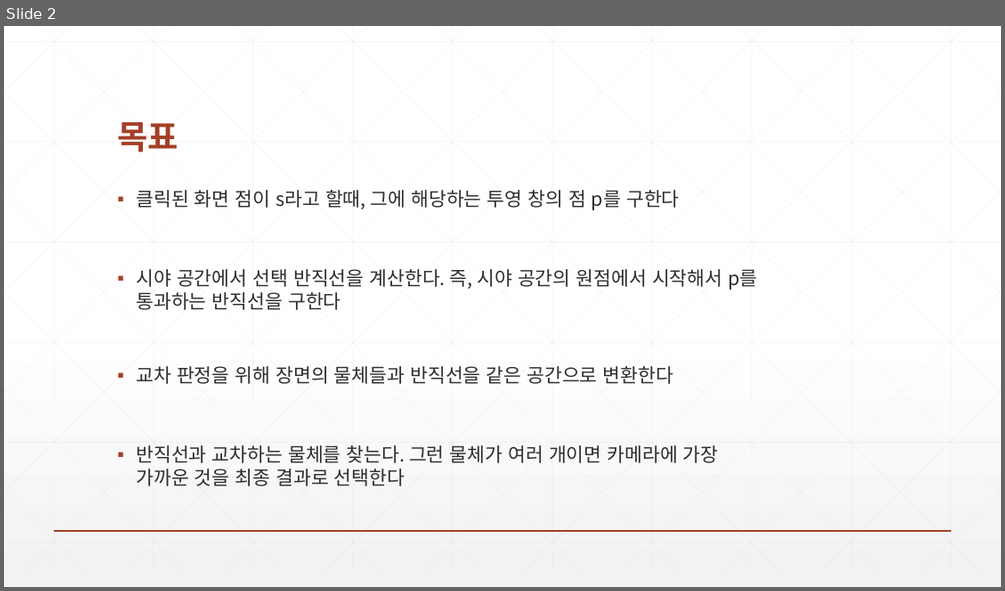
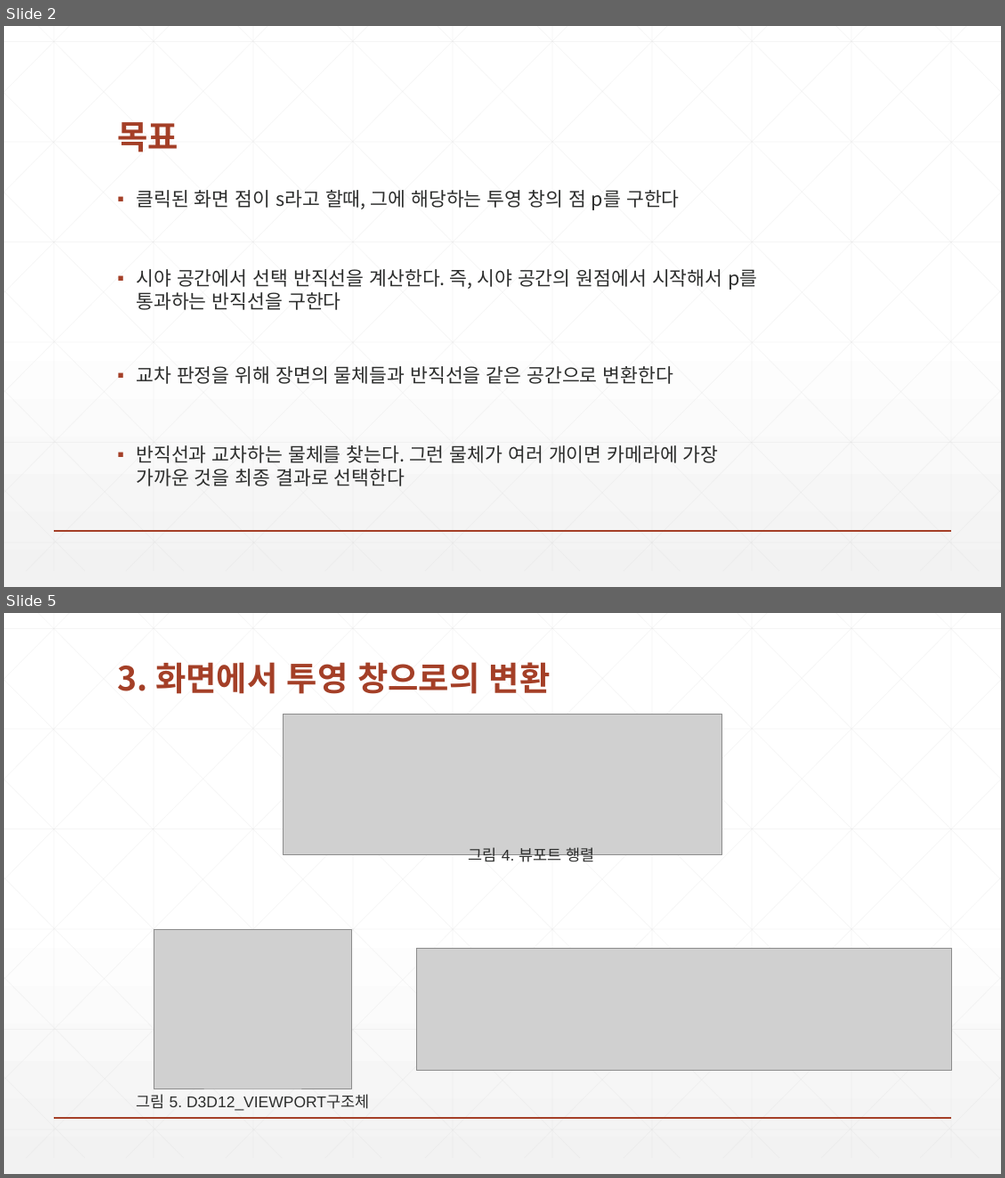
Before and after one commit to earthboom/CodingStudy, a slide deck: Common/Chapter17 Picking.pptx. Shown one above the other, each under a label of ours: slide 2 before the commit, slides 2 and 5 after it; the slides between them are not shown. The pictures are 1005x591 and 1005x1178 pixels, drawn with LibreOffice and Linux fonts; fonts in the diff are those of the drawing; grey boxes stand for pictures. Boxes give left, top, right and bottom in pixels: in the first picture for what was removed or moved away, otherwise in the second. Text is boxed around its words. In the diff, an @@ line names an element or a change of style, - is before the commit and + after.

```diff
--- a/Common/Chapter17 Picking.pptx
+++ b/Common/Chapter17 Picking.pptx
@@ slide 5 added at [4, 613, 1001, 1174], background gradient #FFFFFF to #F2F2F2; not listed: 47 template elements that a slide beside it also shows @@
@@ title added at [117, 662, 550, 694], 32 pt, text #A43F27, bold @@
+3. 화면에서 투영 창으로의 변환
@@ picture added at [283, 714, 722, 854] @@
@@ text added at [469, 847, 594, 865], 15 pt, text #2D2E2D @@
+그림 4. 뷰포트 행렬
@@ picture added at [154, 930, 352, 1088] @@
@@ picture added at [417, 948, 952, 1070] @@
@@ text added at [137, 1094, 370, 1111], 15 pt, text #2D2E2D @@
+그림 5. D3D12_VIEWPORT구조체
```
Also in this commit, not shown: 2 slides changed, 1 other slide added.
